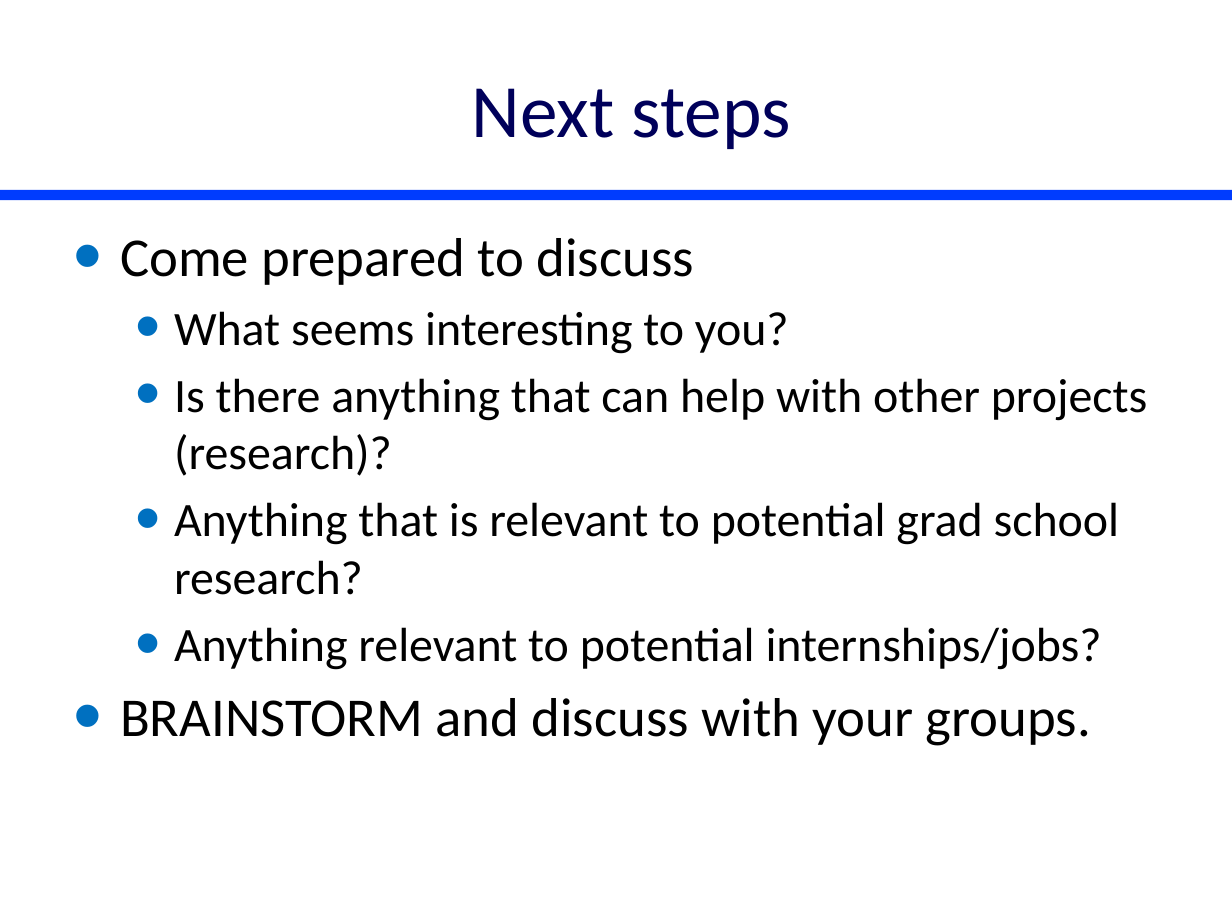
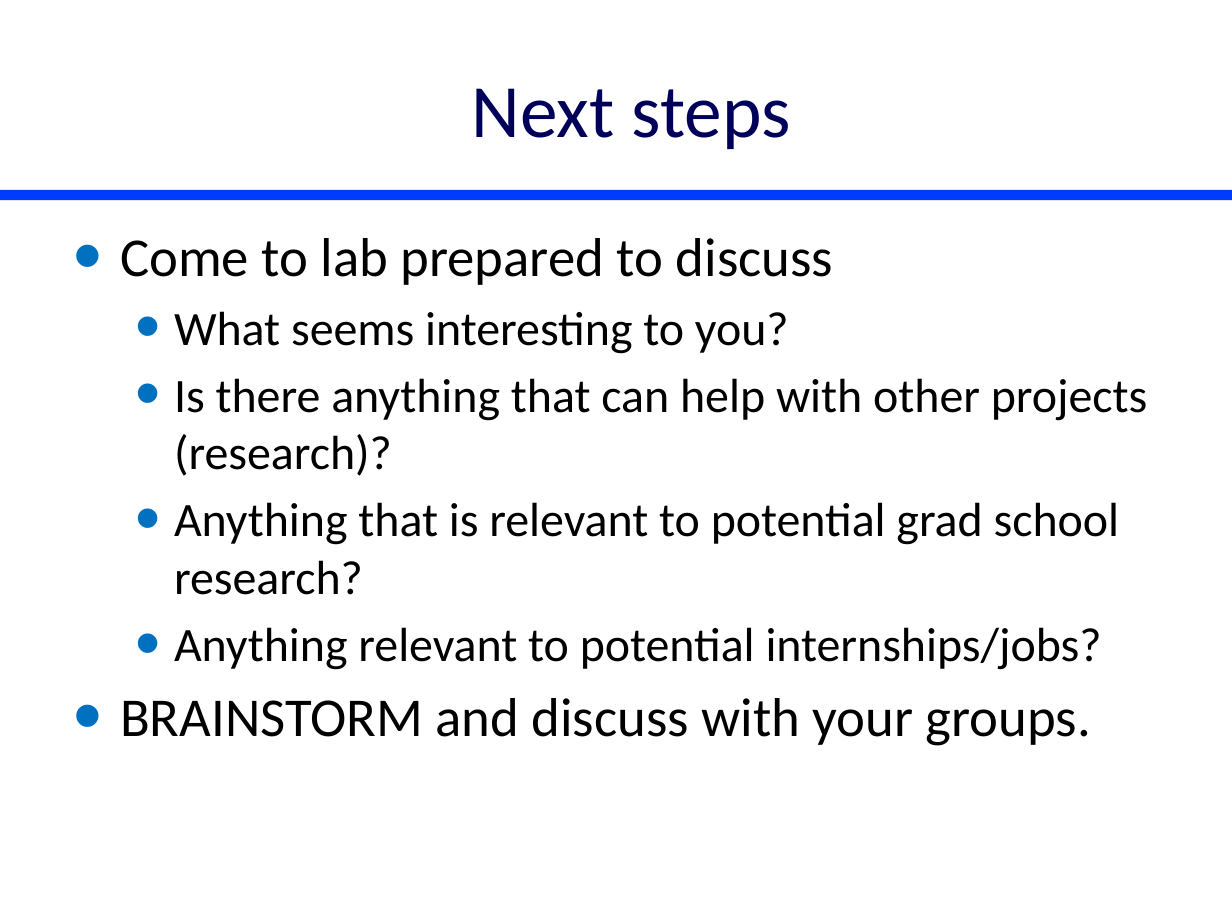
Before and after one commit to monroews/CEE4530, a slide deck: slide 10 of website/pptx/Project_Ideas.pptx (slide 6 before the commit). Drawn at 1232x924 pixels with LibreOffice and Linux fonts; fonts in the diff are those of the drawing. Boxes give left, top, right and bottom in pixels: in the first picture for what was removed or moved away, otherwise in the second. Text is boxed around its words. In the diff, an @@ line names an element or a change of style, - is before the commit and + after.

```diff
--- a/website/pptx/Project_Ideas.pptx
+++ b/website/pptx/Project_Ideas.pptx
@@ text at bbox=[120, 238, 833, 285]: text changed @@
-• Come prepared to discuss
+• Come to lab prepared to discuss
```
Also in this commit, not shown: 6 other slides changed, 4 slides added.
